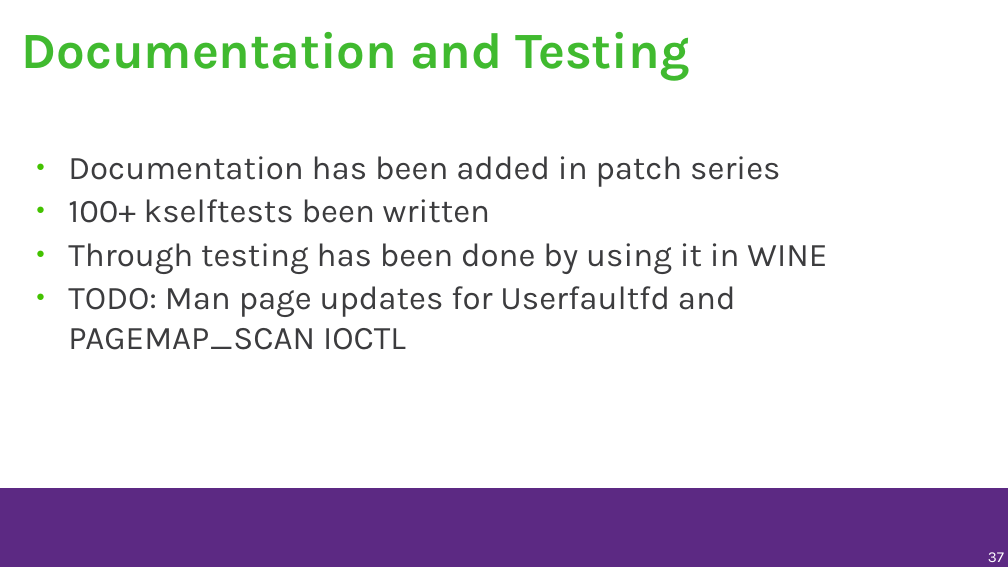
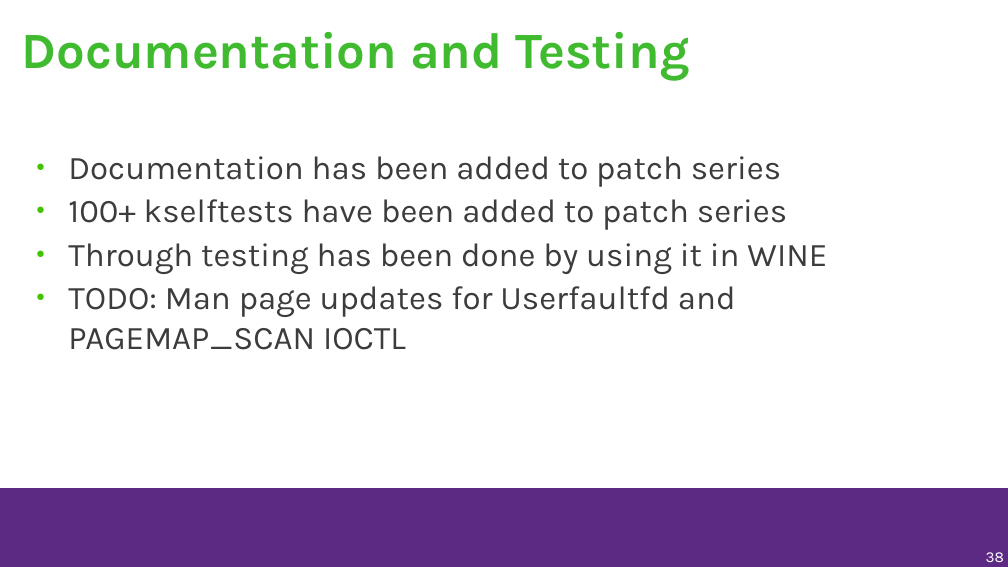
Before and after one commit to musamaanjum/presentations, a slide deck: slide 38 of Adding-Functionality-to-make-Windows-games-run-faster-on-Linux-v1.odp (slide 37 before the commit). Drawn at 1008x567 pixels with LibreOffice and Linux fonts; fonts in the diff are those of the drawing; background and template pictures are left out. Boxes give left, top, right and bottom in pixels: in the first picture for what was removed or moved away, otherwise in the second. Text is boxed around its words. In the diff, an @@ line names an element or a change of style, - is before the commit and + after.

Commit message:
latest presentation

```diff
--- a/Adding-Functionality-to-make-Windows-games-run-faster-on-Linux-v1.odp
+++ b/Adding-Functionality-to-make-Windows-games-run-faster-on-Linux-v1.odp
@@ text at (68,156,787,230): text changed @@
-● Documentation has been added in patch series
-● 100+ kselftests been written
+● Documentation has been added to patch series
+● 100+ kselftests have been added to patch series
@@ page number at (986,552,1004,562): text changed @@
-37
+38
```
Also in this commit, not shown: 2 slides added.
